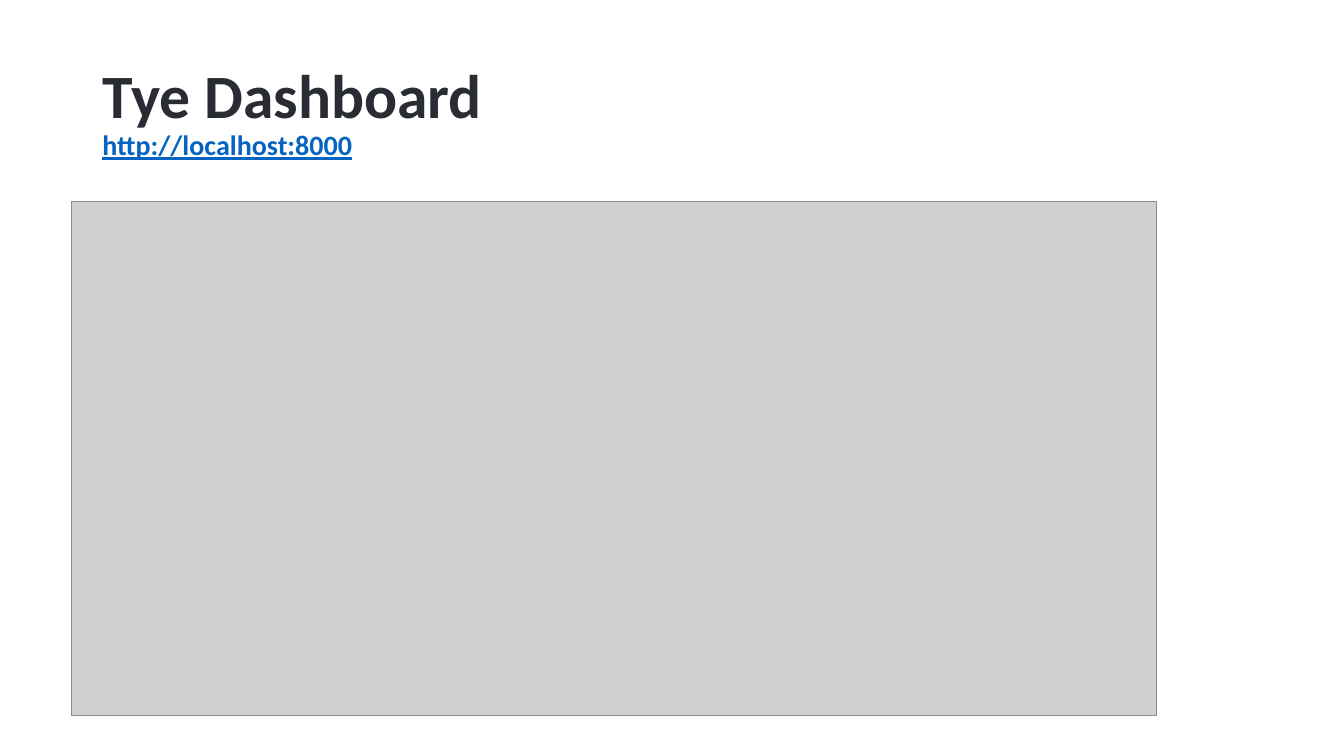
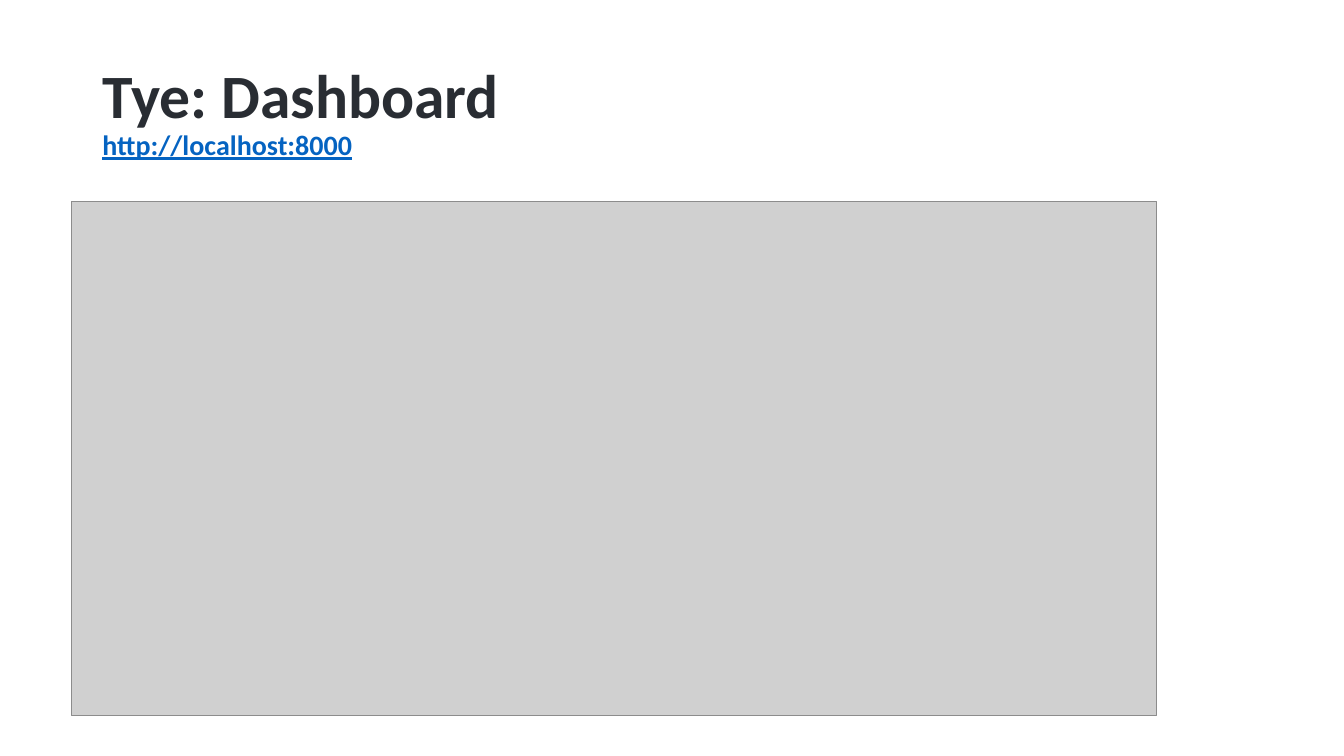
Before and after one commit to hikalkan/presentations, a slide deck: slide 11 of 2023-05-10 ABP Conf 2023 Developing with Kubernetes/Developing with Kubernetes.pptx (slide 10 before the commit). Drawn at 1344x756 pixels with LibreOffice and Linux fonts; fonts in the diff are those of the drawing; grey boxes stand for pictures; background and template pictures are left out. Boxes give left, top, right and bottom in pixels: in the first picture for what was removed or moved away, otherwise in the second. Text is boxed around its words. In the diff, an @@ line names an element or a change of style, - is before the commit and + after.

```diff
--- a/2023-05-10 ABP Conf 2023 Developing with Kubernetes/Developing with Kubernetes.pptx
+++ b/2023-05-10 ABP Conf 2023 Developing with Kubernetes/Developing with Kubernetes.pptx
@@ title at [102, 74, 498, 160]: text changed @@
-Tye Dashboard
-http://localhost:8000
+Tye: Dashboard
+http://localhost:8000
```
Also in this commit, not shown: 5 other slides changed, 4 slides added, 2 slides removed.
